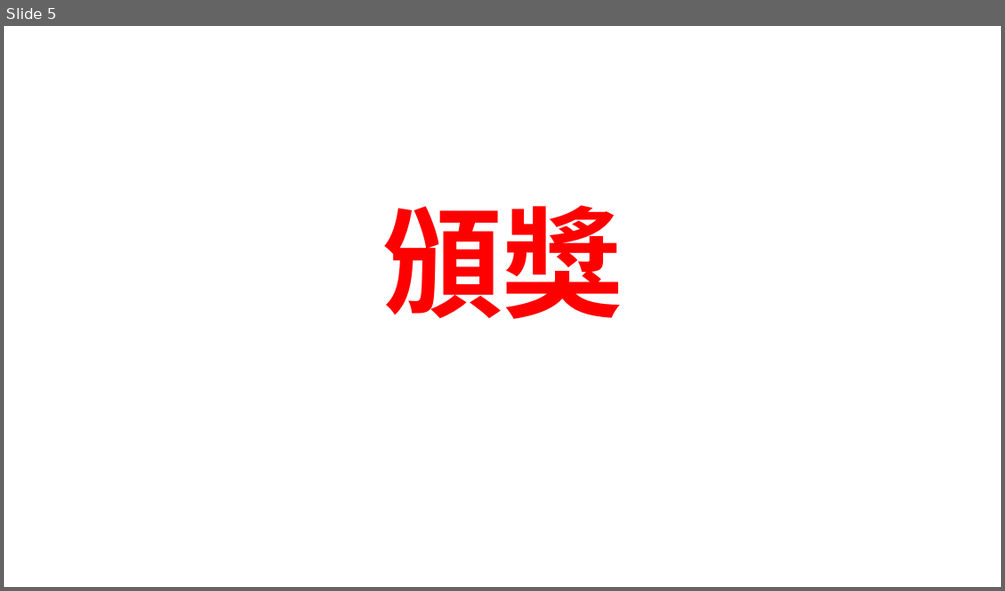
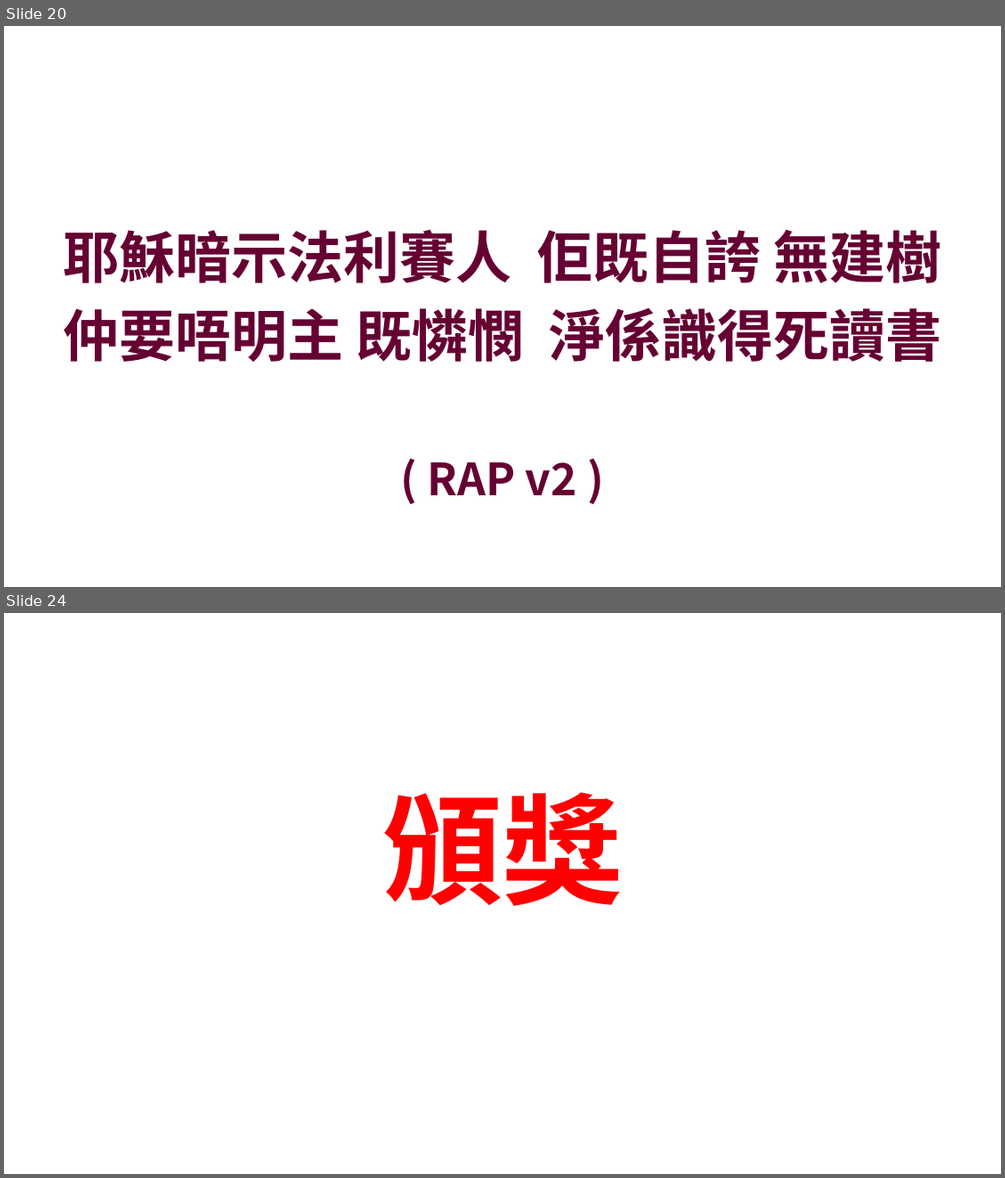
Before and after one commit to batisuoc/bible-school, a slide deck: 2022年主日學結業禮頒獎.pptx. Shown one above the other, each under a label of ours: slide 5 before the commit, slides 20 and 24 after it; the slides between them are not shown. The pictures are 1005x591 and 1005x1178 pixels, drawn with LibreOffice and Linux fonts; fonts in the diff are those of the drawing; background and template pictures are left out. Boxes give left, top, right and bottom in pixels: in the first picture for what was removed or moved away, otherwise in the second. Text is boxed around its words. In the diff, an @@ line names an element or a change of style, - is before the commit and + after.

Commit message:
Update ppts.

```diff
--- a/2022年主日學結業禮頒獎.pptx
+++ b/2022年主日學結業禮頒獎.pptx
@@ slide 20 added at (x1=4, y1=26, x2=1001, y2=587), background picture (left out) @@
@@ text added at (x1=63, y1=229, x2=942, y2=362), 54 pt, text #660033, bold @@
+耶穌暗示法利賽人 佢既自誇 無建樹
+仲要唔明主 既憐憫 淨係識得死讀書
@@ text added at (x1=428, y1=462, x2=577, y2=495), 42.7 pt, text #660033, bold @@
+( RAP v2 )
@@ what was slide 5 is now slide 24 @@
```
Also in this commit, not shown: 18 other slides added.
